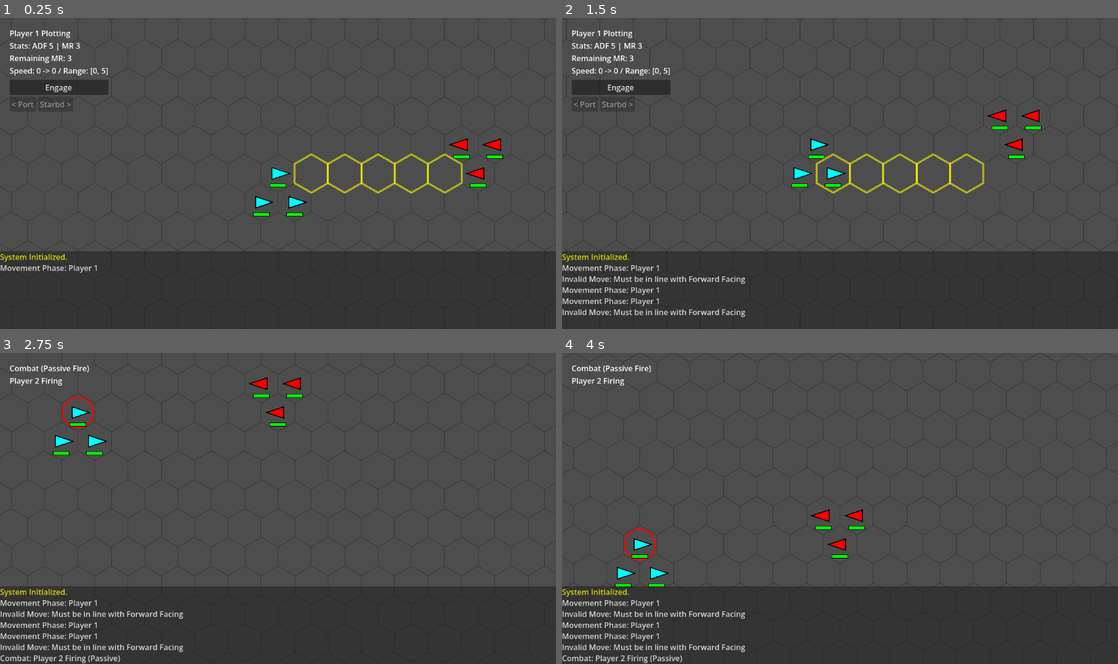
Above: before the commit, frames 1-4 (two rows, left to right).
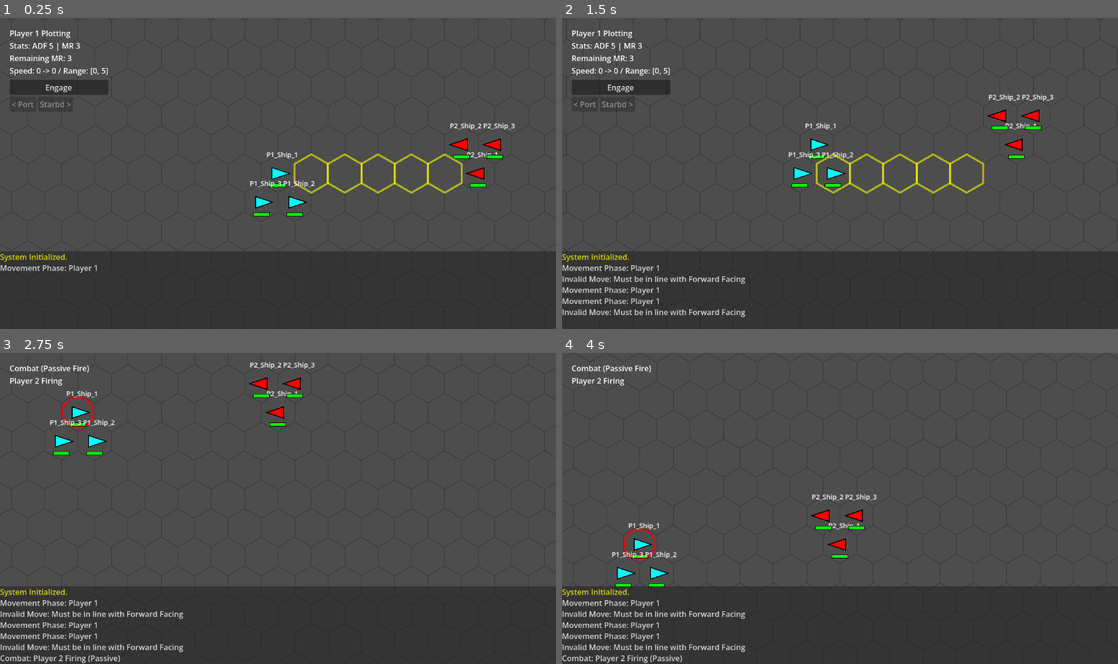
Above: after the commit, the same moments.

Repository: jjeffers/sf-kh-simulator
Game: Godot game, scene res://Scenes/Main.tscn
Two runs of this game, one before a commit and one after it. Both use one fixed random seed, a clock stepped at 60 frames per second and the inputs below.
Inputs (mouse positions are in pixels of both pictures, inside the frame that each line leads up to):
- Up to frame 1 (0.25 s): no input
- Up to frame 2 (1.5 s): click "Engage" at 0.5 s; tap Enter at 1.25 s; move the mouse to (962, 157) at 1.27 s; hold D from 1.28 s (still down); click (962, 157) at 1.42 s
- Up to frame 3 (2.75 s): tap Space at 1.52, 2.27 s; move the mouse to (166, 524) at 2.02 s; release D at 2.03 s; hold S from 2.03 s (still down); click (166, 524) at 2.17 s
- Up to frame 4 (4 s): move the mouse to (895, 440) at 2.77 s; release S at 2.78 s; hold D 2.78-3.53 s; click (895, 440) at 2.92 s; move the mouse to (812, 570) at 3.52 s; hold W from 3.53 s (still down); click (812, 570) at 3.67 s; tap Space at 3.77 s

The runs differ from the first frame. In frame 1, 0.3% of the frame differs, in the area x 45-93%, y 33-55%; in frame 2, 0.3%; in frame 3, 0.3%; in frame 4, 0.3%.

Commit message:
Implement Ship Names and Visual Stacking Priority
- Added Ship Names and Health Bars to display.\n- Implemented 'Smart Stacking': Selected/Targeted ships pop to top.\n- Added visual offset for stacked ships.\n- Optimized display to only show labels for the top-most ship.\n- Updated selection logic to support cycling shooters in Combat phase.

Diff:
--- a/Scripts/GameManager.gd
+++ b/Scripts/GameManager.gd
@@ -213,6 +213,7 @@
 				if targets.size() > 0: combat_target = targets[0]
 
 				queue_redraw()
+				_update_ship_visuals() # Re-sort stack
 				_update_ui_state()
 				log_message("Switched to %s" % selected_ship.name)
 				return
@@ -256,6 +257,7 @@
 					combat_target = s
 					queue_redraw()
 					log_message("Targeting: %s" % s.name)
+					_update_ship_visuals() # Ensure target pops to top
 					break
 
 func _spawn_laser(start: Vector2, end: Vector2):
@@ -344,6 +346,7 @@
 		if audio_ship_select and audio_ship_select.stream: audio_ship_select.play()
 		_spawn_ghost()
 		_update_camera()
+		_update_ship_visuals() # Re-sort stack
 		_update_ui_state()
 
 	elif current_phase == Phase.COMBAT:
@@ -377,6 +380,7 @@
 
 		queue_redraw()
 		log_message("Targeting: %s" % combat_target.name)
+		_update_ship_visuals() # Ensure target pops to top
 
 func _update_ship_visuals():
 	var grid_counts = {}
@@ -388,15 +392,40 @@
 
 	for hex in grid_counts:
 		var stack: Array = grid_counts[hex]
+
+		# Sorting Logic:
+		# 1. Selected Ship moves to Top (Highest priority)
+		# 2. Combat Target moves to Top (If no selected ship overlaying it, or same hex?)
+		# Actually, if I am targeting someone, THEY should be on top of THEIR stack.
+		# My ship should be on top of MY stack.
+
+		# Move combat_target to top
+		if combat_target and combat_target in stack:
+			stack.erase(combat_target)
+			stack.append(combat_target)
+
+		# Move selected_ship to top (Overrides target if in same hex, which is rare/weird but okay)
+		if selected_ship and selected_ship in stack:
+			stack.erase(selected_ship)
+			stack.append(selected_ship)
+
 		for i in range(stack.size()):
 			var s: Ship = stack[i]
 			var base_pos = HexGrid.hex_to_pixel(hex)
-			# Offset logic: simple diagonal scatter or vertical stack?
-			# Let's do a slight diagonal offset based on index (10px per index)
+			# Offset logic: simple diagonal scatter
 			var offset = Vector2(5 * i, 5 * i)
 			s.position = base_pos + offset
-			# Z-index to show top one?
+
+			# Z-index: Higher index = on top
 			s.z_index = i
+
+			# Force Tree Order (Draw Last = Top)
+			move_child(s, -1)
+
+			# Info: Only show for the top-most ship
+			s.show_info = (i == stack.size() - 1)
+			s.queue_redraw()
+			# print("Hex %s: Ship %s Z=%d Info=%s" % [hex, s.name, s.z_index, s.show_info])
 
 	combat_action_taken = false
 	_update_camera()
@@ -575,6 +604,8 @@
 	selected_ship.grid_position = ghost_ship.grid_position
 	selected_ship.facing = ghost_ship.facing
 	selected_ship.speed = current_path.size()
+
+	_update_ship_visuals() # Ensure we re-stack after movement
 
 	ghost_ship.queue_free()
 	ghost_ship = null
@@ -689,6 +720,7 @@
 			if audio_ship_select and audio_ship_select.stream: audio_ship_select.play()
 			_spawn_ghost()
 			_update_camera()
+			_update_ship_visuals() # Re-sort stack
 			_update_ui_state()
 			log_message("Selected %s" % selected_ship.name)
 			return
--- a/Scripts/Ship.gd
+++ b/Scripts/Ship.gd
@@ -46,6 +46,7 @@
 
 var is_ghost: bool = false
 var is_exploding: bool = false
+var show_info: bool = true
 
 func set_ghost(val: bool):
 	is_ghost = val
@@ -80,8 +81,15 @@
 	outline.append(rotated_points[0]) # Close the loop
 	draw_polyline(outline, Color.BLACK, 2.0)
 
-	# Draw Health Bar (Only for real ships)
-	if not is_ghost:
+	# Draw Info (Name and Health) - Only for real ships AND if show_info is true
+	if not is_ghost and show_info:
+		# Draw Name
+		var default_font = ThemeDB.fallback_font
+		var font_size = 14
+		var name_pos = Vector2(-size, -size - 10)
+		draw_string(default_font, name_pos, name, HORIZONTAL_ALIGNMENT_CENTER, -1, font_size, Color.WHITE)
+
+		# Draw Health Bar
 		var bar_width = HexGrid.TILE_SIZE * 0.8
 		var bar_height = 6.0
 		var bar_pos = Vector2(-bar_width / 2, size/2 + 10)
